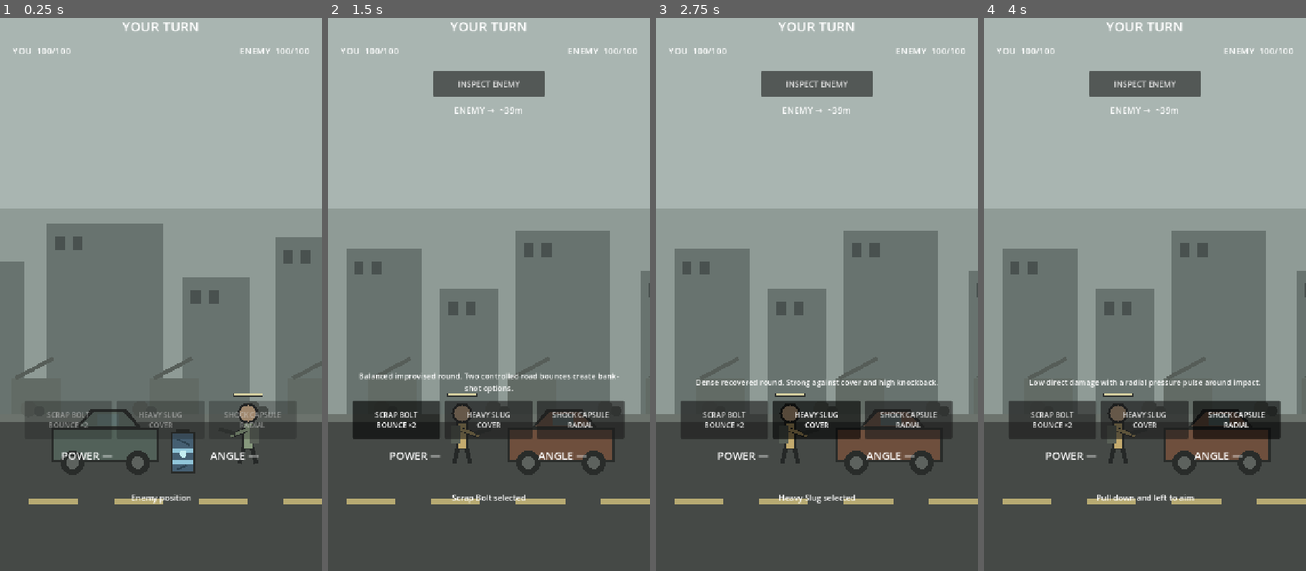
Above: before the commit, frames 1-4 (left to right).
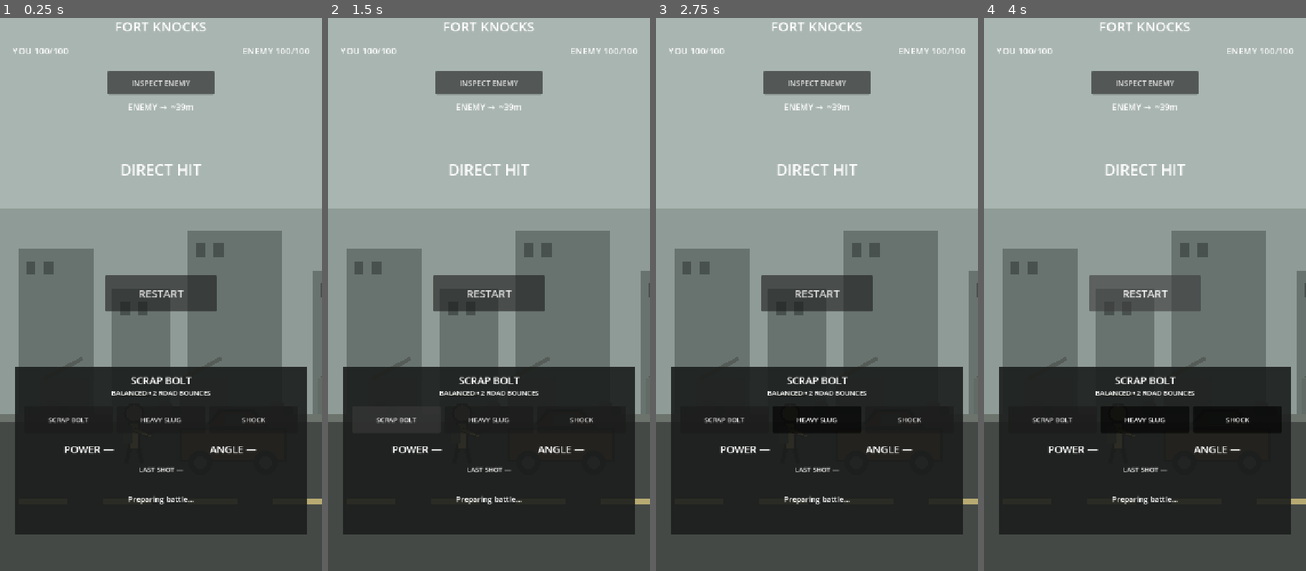
Above: after the commit, the same moments.

Repository: phantompixel-developer/FortKnocks
Game: Godot game, scene res://game/battle/battle.tscn
Two runs of this game, one before a commit and one after it. Both use one fixed random seed, a clock stepped at 60 frames per second and the inputs below.
Inputs (mouse positions are in pixels of both pictures, inside the frame that each line leads up to):
- Up to frame 1 (0.25 s): no input
- Up to frame 2 (1.5 s): click (395, 421) at 0.5 s, where only the run after the commit has a clickable "SCRAP BOLT"; click "SCRAP BOLT BOUNCE ×2" (after the commit: "SCRAP BOLT") at 1.25 s
- Up to frame 3 (2.75 s): click "HEAVY SLUG COVER" (after the commit: "HEAVY SLUG") at 2 s
- Up to frame 4 (4 s): click "SHOCK CAPSULE RADIAL" (after the commit: "SHOCK") at 2.75 s; click (1145, 294) at 3.5 s, where only the run after the commit has a clickable "RESTART"

The runs differ from the first frame. In frame 1, 44% of the frame differs, in the area x 0-100%, y 0-94%; in frame 2, 27%; in frame 3, 27%; in frame 4, 27%.
Error after the commit: Invalid access to property or key 'pressed' on a base object of type 'null instance'. (res://game/battle/battle_controller.gd:73)

Commit message:
feat: rebuild portrait combat control deck

Diff:
--- a/game/battle/battle.tscn
+++ b/game/battle/battle.tscn
@@ -8,6 +8,7 @@
 [ext_resource type="Script" path="res://game/battle/aim_guide.gd" id="6_aim"]
 [ext_resource type="Script" path="res://game/battle/unstable_power_cell.gd" id="7_hazard"]
 [ext_resource type="Script" path="res://game/battle/central_roadblock.gd" id="8_roadblock"]
+[ext_resource type="Script" path="res://game/battle/last_impact_marker.gd" id="9_marker"]
 
 [sub_resource type="RectangleShape2D" id="RectangleShape_ground"]
 size = Vector2(2160, 90)
@@ -96,6 +97,10 @@
 [node name="ProjectileLayer" type="Node2D" parent="."]
 
 [node name="EffectsLayer" type="Node2D" parent="."]
+
+[node name="LastImpactMarker" type="Node2D" parent="EffectsLayer"]
+visible = false
+script = ExtResource("9_marker")
 
 [node name="AimGuide" type="Node2D" parent="."]
 script = ExtResource("6_aim")
@@ -160,94 +165,125 @@
 
 [node name="InspectButton" type="Button" parent="HUD/Root"]
 layout_mode = 0
-offset_left = 235.0
+offset_left = 240.0
 offset_top = 164.0
-offset_right = 485.0
-offset_bottom = 220.0
+offset_right = 480.0
+offset_bottom = 216.0
 mouse_filter = 0
-theme_override_font_sizes/font_size = 18
+theme_override_font_sizes/font_size = 17
 text = "INSPECT ENEMY"
 
 [node name="EnemyLocatorLabel" type="Label" parent="HUD/Root"]
 layout_mode = 0
 offset_left = 180.0
-offset_top = 236.0
+offset_top = 230.0
 offset_right = 540.0
-offset_bottom = 276.0
-theme_override_font_sizes/font_size = 20
+offset_bottom = 270.0
+theme_override_font_sizes/font_size = 19
 text = "ENEMY →  ~39m"
 horizontal_alignment = 1
 mouse_filter = 2
 
-[node name="WeaponDescriptionLabel" type="Label" parent="HUD/Root"]
-layout_mode = 0
-offset_left = 65.0
+[node name="ControlDeck" type="ColorRect" parent="HUD/Root"]
+layout_mode = 0
+offset_left = 32.0
 offset_top = 824.0
-offset_right = 655.0
-offset_bottom = 892.0
-theme_override_font_sizes/font_size = 17
-text = "Balanced improvised round."
-horizontal_alignment = 1
-vertical_alignment = 1
-autowrap_mode = 2
-mouse_filter = 2
-
-[node name="WeaponBar" type="HBoxContainer" parent="HUD/Root"]
-layout_mode = 0
-offset_left = 55.0
-offset_top = 900.0
-offset_right = 665.0
-offset_bottom = 985.0
-theme_override_constants/separation = 10
-
-[node name="ScrapBolt" type="Button" parent="HUD/Root/WeaponBar"]
-custom_minimum_size = Vector2(196, 76)
+offset_right = 688.0
+offset_bottom = 1198.0
+mouse_filter = 2
+color = Color(0.105, 0.115, 0.108, 0.9)
+
+[node name="WeaponNameLabel" type="Label" parent="HUD/Root/ControlDeck"]
+layout_mode = 0
+offset_left = 20.0
+offset_top = 14.0
+offset_right = 636.0
+offset_bottom = 46.0
+theme_override_font_sizes/font_size = 23
+text = "SCRAP BOLT"
+horizontal_alignment = 1
+mouse_filter = 2
+
+[node name="WeaponRoleLabel" type="Label" parent="HUD/Root/ControlDeck"]
+layout_mode = 0
+offset_left = 20.0
+offset_top = 47.0
+offset_right = 636.0
+offset_bottom = 74.0
+theme_override_font_sizes/font_size = 15
+text = "BALANCED • 2 ROAD BOUNCES"
+horizontal_alignment = 1
+mouse_filter = 2
+
+[node name="WeaponBar" type="HBoxContainer" parent="HUD/Root/ControlDeck"]
+layout_mode = 0
+offset_left = 22.0
+offset_top = 88.0
+offset_right = 634.0
+offset_bottom = 148.0
+theme_override_constants/separation = 9
+
+[node name="ScrapBolt" type="Button" parent="HUD/Root/ControlDeck/WeaponBar"]
+custom_minimum_size = Vector2(198, 56)
 layout_mode = 2
 toggle_mode = true
-text = "SCRAP BOLT
-BOUNCE ×2"
-
-[node name="HeavySlug" type="Button" parent="HUD/Root/WeaponBar"]
-custom_minimum_size = Vector2(196, 76)
+theme_override_font_sizes/font_size = 15
+text = "SCRAP BOLT"
+
+[node name="HeavySlug" type="Button" parent="HUD/Root/ControlDeck/WeaponBar"]
+custom_minimum_size = Vector2(198, 56)
 layout_mode = 2
 toggle_mode = true
-text = "HEAVY SLUG
-COVER"
-
-[node name="ShockCapsule" type="Button" parent="HUD/Root/WeaponBar"]
-custom_minimum_size = Vector2(196, 76)
+theme_override_font_sizes/font_size = 15
+text = "HEAVY SLUG"
+
+[node name="ShockCapsule" type="Button" parent="HUD/Root/ControlDeck/WeaponBar"]
+custom_minimum_size = Vector2(198, 56)
 layout_mode = 2
 toggle_mode = true
-text = "SHOCK CAPSULE
-RADIAL"
-
-[node name="PowerLabel" type="Label" parent="HUD/Root"]
-layout_mode = 0
-offset_left = 60.0
-offset_top = 1005.0
-offset_right = 330.0
-offset_bottom = 1051.0
-theme_override_font_sizes/font_size = 24
+theme_override_font_sizes/font_size = 15
+text = "SHOCK"
+
+[node name="PowerLabel" type="Label" parent="HUD/Root/ControlDeck"]
+layout_mode = 0
+offset_left = 32.0
+offset_top = 168.0
+offset_right = 302.0
+offset_bottom = 208.0
+theme_override_font_sizes/font_size = 23
 text = "POWER —"
 horizontal_alignment = 1
-
-[node name="AngleLabel" type="Label" parent="HUD/Root"]
-layout_mode = 0
-offset_left = 390.0
-offset_top = 1005.0
-offset_right = 660.0
-offset_bottom = 1051.0
-theme_override_font_sizes/font_size = 24
+mouse_filter = 2
+
+[node name="AngleLabel" type="Label" parent="HUD/Root/ControlDeck"]
+layout_mode = 0
+offset_left = 354.0
+offset_top = 168.0
+offset_right = 624.0
+offset_bottom = 208.0
+theme_override_font_sizes/font_size = 23
 text = "ANGLE —"
 horizontal_alignment = 1
-
-[node name="HintLabel" type="Label" parent="HUD/Root"]
-layout_mode = 0
-offset_left = 55.0
-offset_top = 1080.0
-offset_right = 665.0
-offset_bottom = 1152.0
-theme_override_font_sizes/font_size = 18
+mouse_filter = 2
+
+[node name="LastShotLabel" type="Label" parent="HUD/Root/ControlDeck"]
+layout_mode = 0
+offset_left = 28.0
+offset_top = 218.0
+offset_right = 628.0
+offset_bottom = 248.0
+theme_override_font_sizes/font_size = 15
+text = "LAST SHOT —"
+horizontal_alignment = 1
+mouse_filter = 2
+
+[node name="HintLabel" type="Label" parent="HUD/Root/ControlDeck"]
+layout_mode = 0
+offset_left = 28.0
+offset_top = 258.0
+offset_right = 628.0
+offset_bottom = 332.0
+theme_override_font_sizes/font_size = 17
 text = "Preparing battle..."
 horizontal_alignment = 1
 vertical_alignment = 1
Not shown: 1 places in game/battle/battle.tscn that only renumber resources
